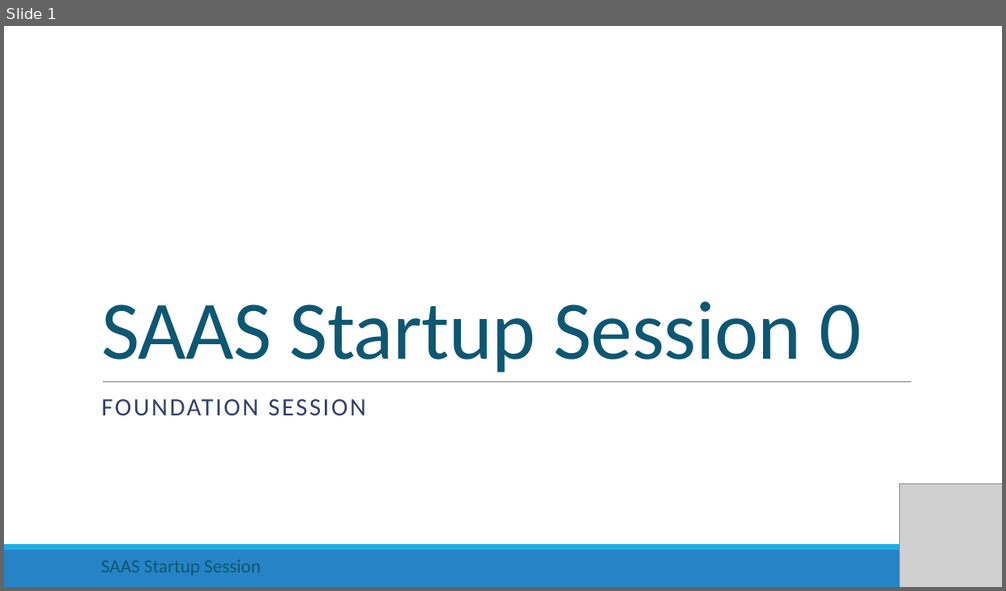
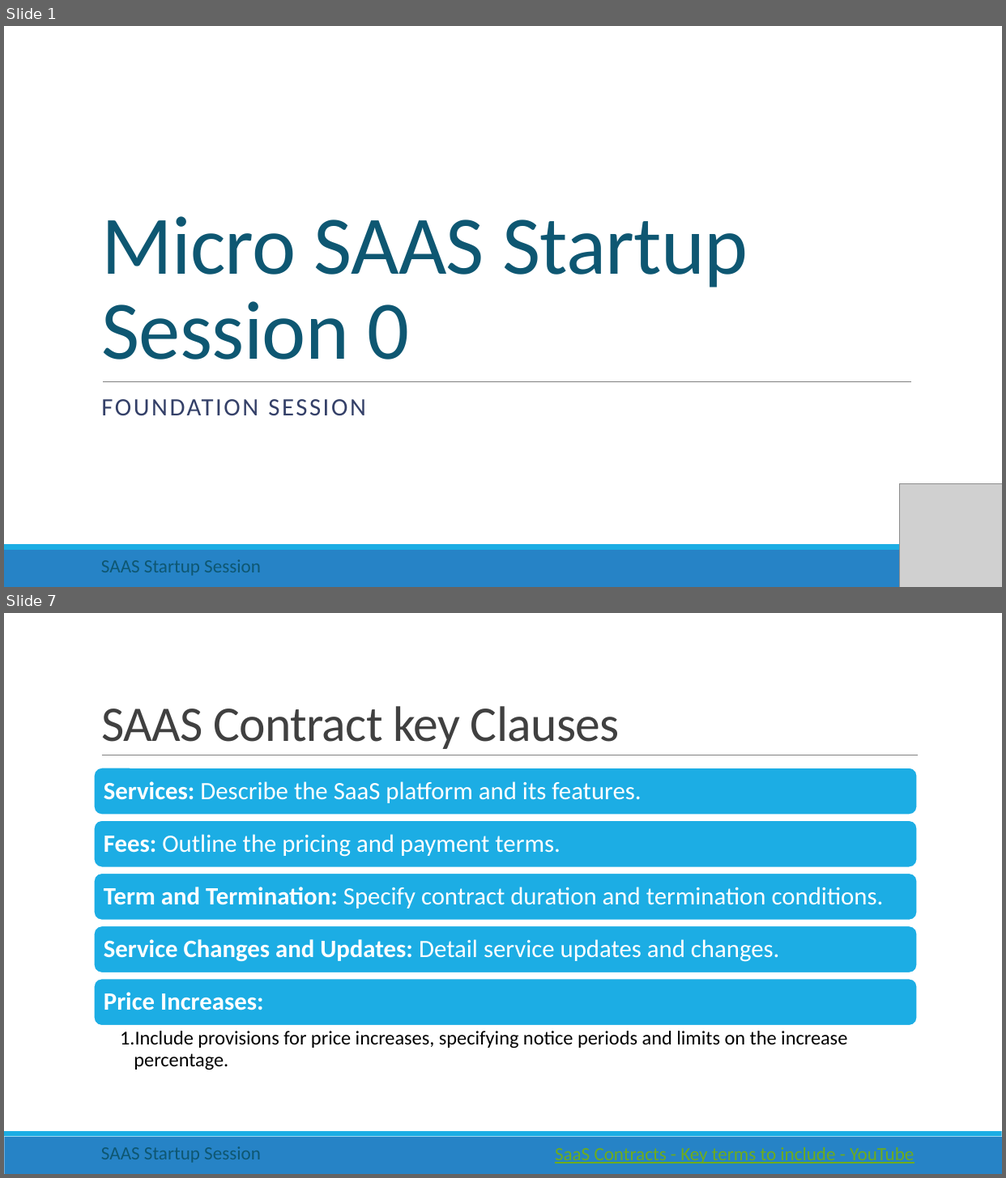
Before and after one commit to rishigujadhur1/Slides, a slide deck: Startups/Startup Session 0.pptx. Shown one above the other, each under a label of ours: slide 1 before the commit, slides 1 and 7 after it; the slides between them are not shown. The pictures are 1006x591 and 1006x1178 pixels, drawn with LibreOffice and Linux fonts; fonts in the diff are those of the drawing; grey boxes stand for pictures. Boxes give left, top, right and bottom in pixels: in the first picture for what was removed or moved away, otherwise in the second. Text is boxed around its words. In the diff, an @@ line names an element or a change of style, - is before the commit and + after.

Commit message:
SAAS contract Clauses

```diff
--- a/Startups/Startup Session 0.pptx
+++ b/Startups/Startup Session 0.pptx
@@ slide 7 added at bbox=[4, 613, 1002, 1174], background #FFFFFF; not listed: 2 template elements that a slide beside it also shows @@
@@ title added at bbox=[101, 706, 620, 749], 48 pt, text #404040 @@
+SAAS Contract key Clauses
@@ line added from (102, 756) to (918, 756), #808080 0.5 pt @@
@@ group added at bbox=[94, 768, 918, 1071]: 6 texts, 5 rounded rectangles @@
+Services: Describe the SaaS platform and its features.
+Fees: Outline the pricing and payment terms.
+Term and Termination: Specify contract duration and termination conditions.
+Service Changes and Updates: Detail service updates and changes.
+Price Increases:
+  1. Include provisions for price increases, specifying notice periods and limits on the increase percentage.
@@ text added at bbox=[101, 1147, 261, 1163], 18 pt, text #0E5772 @@
+SAAS Startup Session
@@ text added at bbox=[555, 1148, 914, 1164], 18 pt, text #6EAC1C, underline @@
+SaaS Contracts - Key terms to include - YouTube
@@ slide 1 changed as well @@
@@ title at bbox=[101, 216, 748, 360]: text changed @@
-SAAS Startup Session 0
+Micro SAAS Startup Session 0
```
Also in this commit, not shown: 2 other slides changed, 5 other slides added, 1 slide removed, 3 other files.
